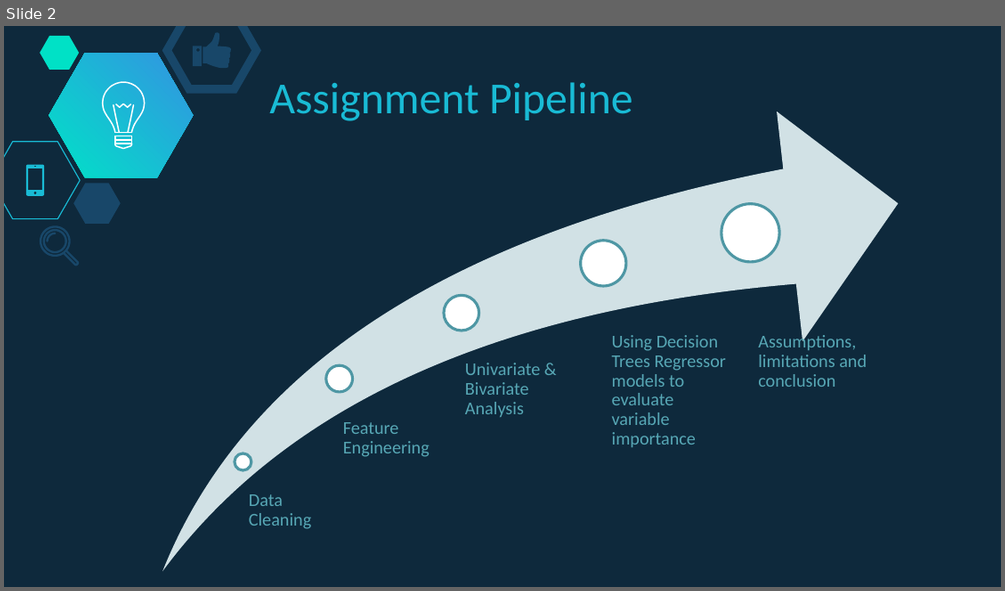
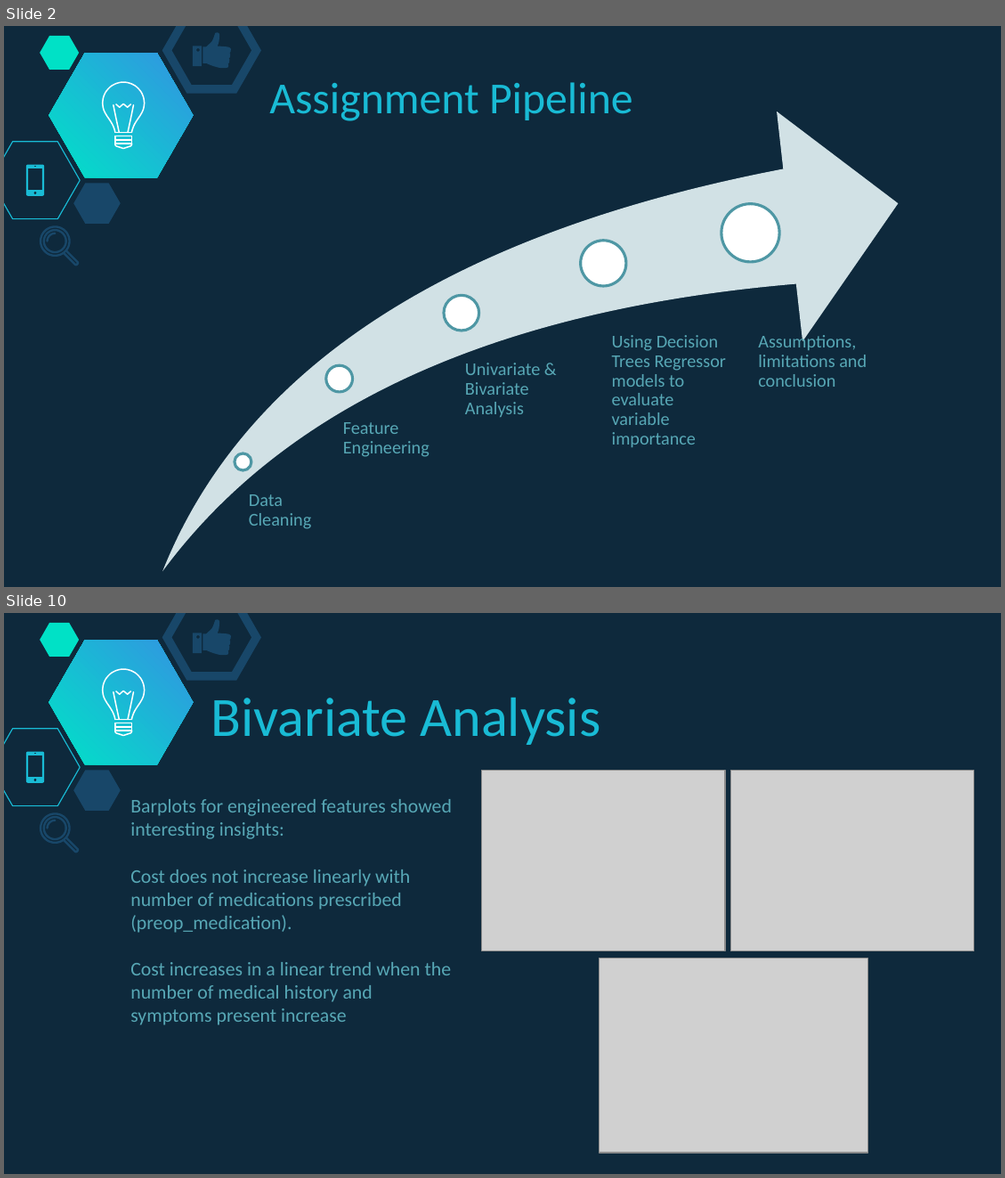
Before and after one commit to soonnanwee/H_Assignment, a slide deck: Assignment_Slides.pptx. Shown one above the other, each under a label of ours: slide 2 before the commit, slides 2 and 10 after it; the slides between them are not shown. The pictures are 1005x591 and 1005x1178 pixels, drawn with LibreOffice and Linux fonts; fonts in the diff are those of the drawing; grey boxes stand for pictures. Boxes give left, top, right and bottom in pixels: in the first picture for what was removed or moved away, otherwise in the second. Text is boxed around its words. In the diff, an @@ line names an element or a change of style, - is before the commit and + after.

```diff
--- a/Assignment_Slides.pptx
+++ b/Assignment_Slides.pptx
@@ slide 10 added at [4,613,1001,1174], background #0E293C; not listed: 20 template elements that a slide beside it also shows @@
@@ text added at [210,698,601,745], 40 pt, text #19BBD5 @@
+Bivariate Analysis
@@ picture added at [481,771,725,951] @@
@@ picture added at [730,771,974,951] @@
@@ text added at [130,799,452,1025], 14 pt, text #57A7B5 @@
+Barplots for engineered features showed interesting insights:
+Cost does not increase linearly with number of medications prescribed (preop_medication).
+Cost increases in a linear trend when the number of medical history and symptoms present increase
@@ picture added at [599,958,868,1152] @@
```
Also in this commit, not shown: 14 other slides added, 3 slides removed, 1 other file.
